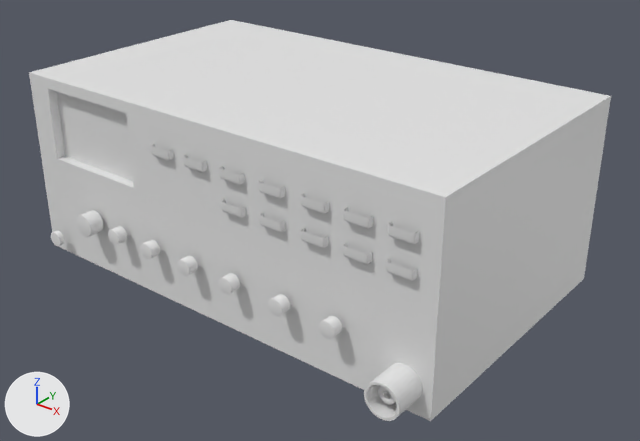
A saved change to the FBX model ELEC Virtual Lab/Assets/Objects/fg.fbx.
Camera for both pictures: a 50 mm lens placed at (2.71, -3.3, 2.31), pointed at (0.14, -0.08, 0.32). The lights are fixed; the arrows at lower left show +X, +Y and +Z. Where no turn or scale is listed for an object, it has been applied to the vertices.

Objects in the first picture: 'Cube', 'big knob', 'output outter', 'power button', 'small knob', 'small knob.001', 'small knob.002', 'small knob.003', 'small knob.004', 'small knob.005'.
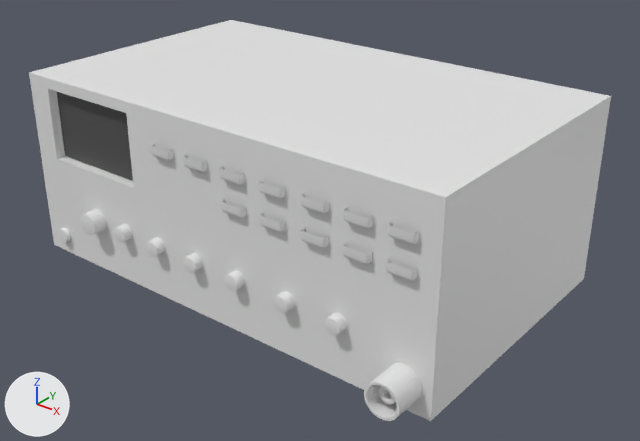
What differs and where, as boxes (x1, y1, x2, y2) in the pictures (640 x 441 px):
'Plane', added
    after: (57, 92, 133, 181)
'big knob', moved
    before: (76, 210, 103, 237)
    after: (80, 209, 107, 235)
'small knob.004', moved
    before: (319, 316, 342, 339)
    after: (324, 312, 347, 335)
'small knob.005', moved
    before: (268, 294, 290, 316)
    after: (273, 291, 295, 313)
'small knob.003', moved
    before: (219, 273, 240, 294)
    after: (224, 270, 245, 291)
'small knob.002', moved
    before: (177, 256, 198, 276)
    after: (183, 253, 203, 273)
'small knob.001', moved
    before: (140, 240, 160, 259)
    after: (146, 237, 165, 257)
'small knob', moved
    before: (108, 226, 127, 245)
    after: (113, 224, 132, 243)
'power button', moved
    before: (51, 230, 64, 246)
    after: (58, 228, 71, 243)

The change, as a list of edits to the scene's bpy script:
```text
Add mat_material:
    mat_material = principled_material('Material')
    mat_material.base_color = (0.08, 0.08, 0.08)  # dark grey #505050
Add me_plane:
    me_plane.from_pydata([(-0.186, 0.0, -0.186), (0.407, 0.0, -0.186), (-0.186, 0.0, 0.186), (0.407, 0.0, 0.186)], [], [(0, 1, 3, 2)])
    me_plane.materials.append(mat_material)  # dark grey #505050
Change ob_small_knob_004:
    ob_small_knob_004.location: (0.777, -0.81, 0.291) -> (0.777, -0.775, 0.291)
Change ob_big_knob:
    ob_big_knob.location: (-0.805, -0.81, 0.291) -> (-0.805, -0.787, 0.291)
Change ob_small_knob_001:
    ob_small_knob_001.location: (-0.342, -0.81, 0.291) -> (-0.342, -0.776, 0.291)
Change ob_small_knob:
    ob_small_knob.location: (-0.585, -0.81, 0.291) -> (-0.585, -0.776, 0.291)
Change ob_small_knob_002:
    ob_small_knob_002.location: (-0.08, -0.81, 0.291) -> (-0.08, -0.776, 0.291)
Change ob_small_knob_005:
    ob_small_knob_005.location: (0.493, -0.81, 0.291) -> (0.493, -0.775, 0.291)
Change ob_power_button:
    ob_power_button.location: (-1.116, -0.81, 0.106) -> (-1.116, -0.764, 0.106)
Change ob_small_knob_003:
    ob_small_knob_003.location: (0.193, -0.81, 0.291) -> (0.193, -0.775, 0.291)
Add ob_plane:
    ob_plane = bpy.data.objects.new('Plane', me_plane)
    ob_plane.location = (-0.91, -0.705, 0.75)
```
